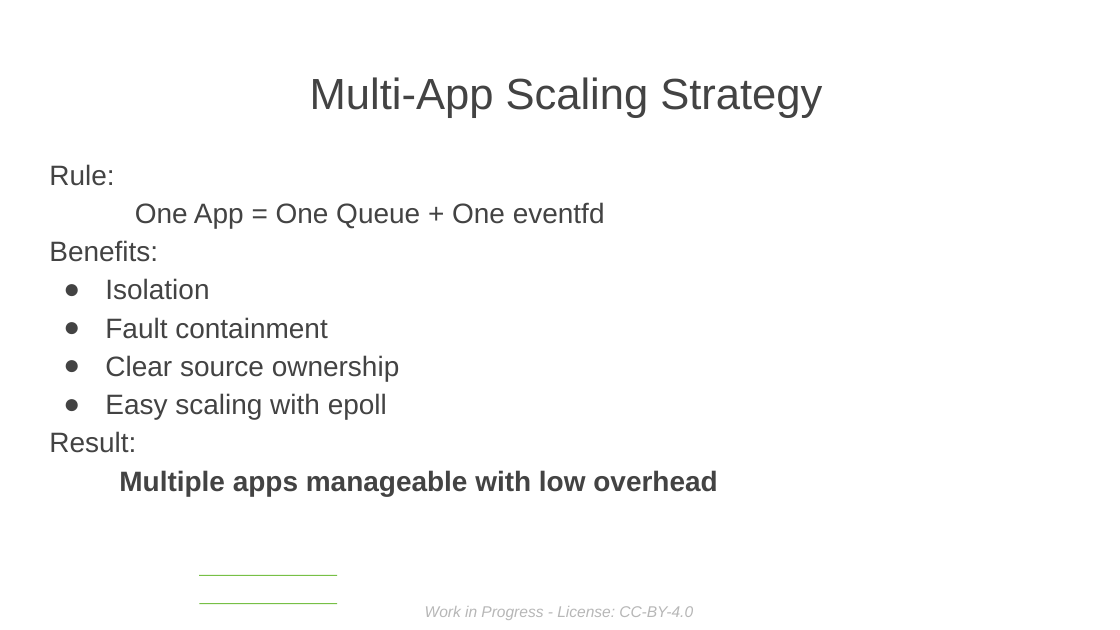
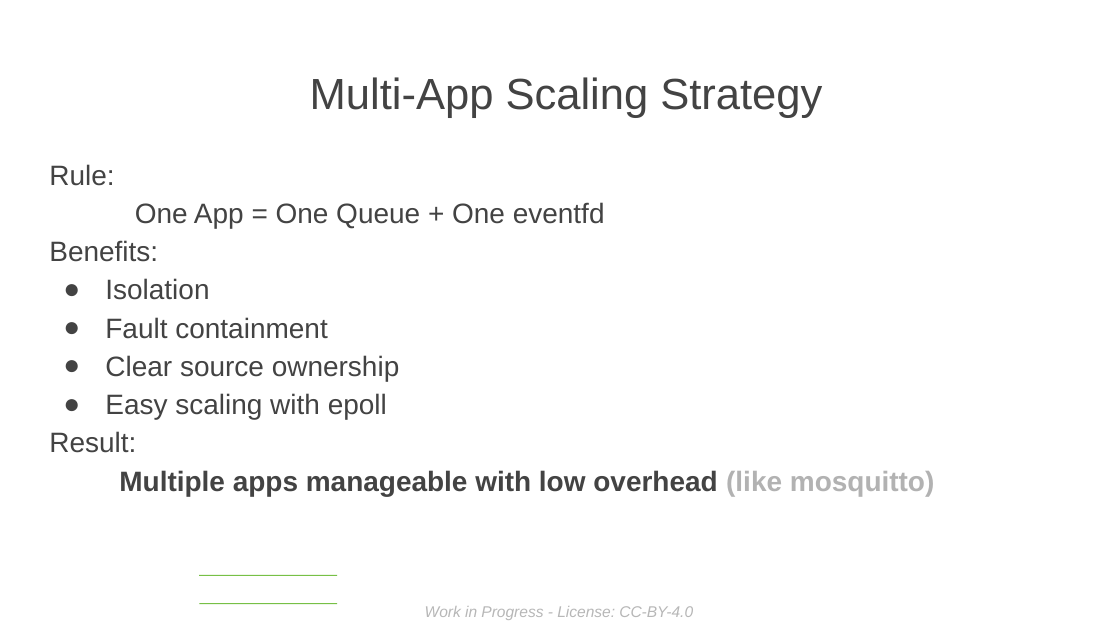
Before and after one commit to sduraiengineer/safetyguard, a slide deck: slide 15 of doc/ELISA Presentation MASTER for Workshop - London 2026.odp (slide 11 before the commit). Drawn at 1120x630 pixels with LibreOffice and Linux fonts; fonts in the diff are those of the drawing; background and template pictures are left out. Boxes give left, top, right and bottom in pixels: in the first picture for what was removed or moved away, otherwise in the second. Text is boxed around its words. In the diff, an @@ line names an element or a change of style, - is before the commit and + after.

```diff
--- a/doc/ELISA Presentation MASTER for Workshop - London 2026.odp
+++ b/doc/ELISA Presentation MASTER for Workshop - London 2026.odp
@@ text at (119, 470, 934, 496): text changed @@
-Multiple apps manageable with low overhead
+Multiple apps manageable with low overhead (like mosquitto)
```
Also in this commit, not shown: 16 other slides changed, 1 slide added, 1 slide removed, 2 other files.
